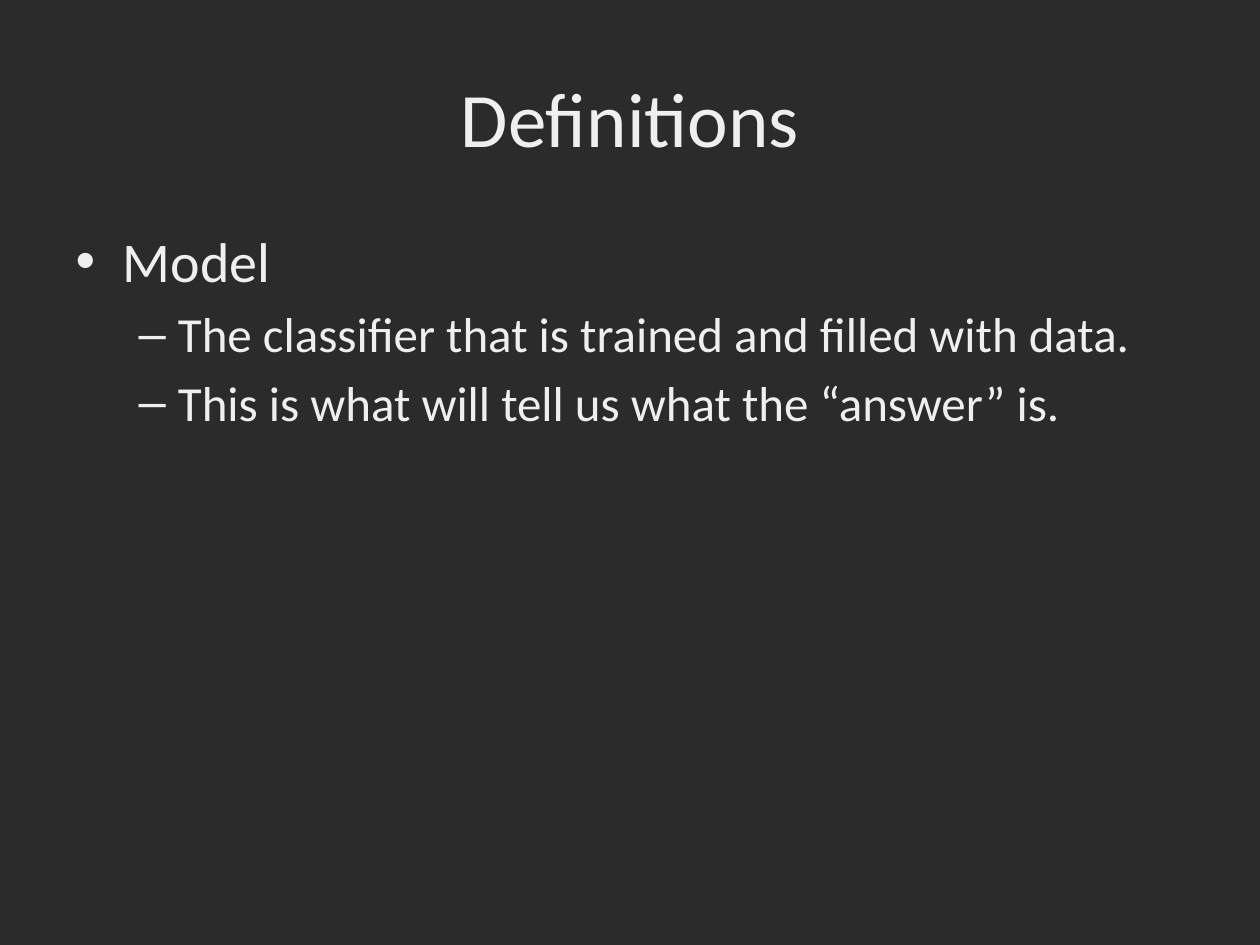
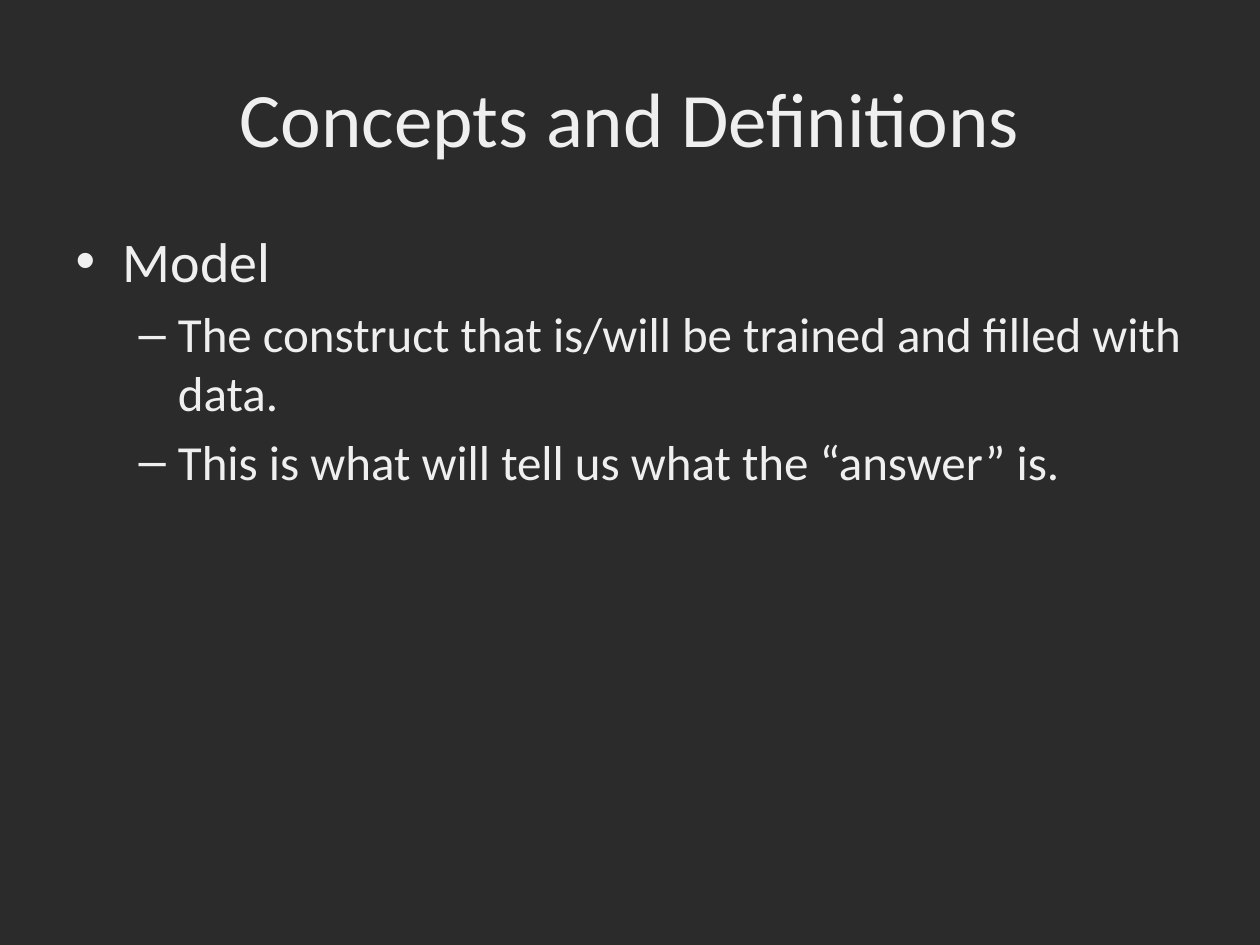
Before and after one commit to dbowmans46/PracticalProgramming, a slide deck: slide 7 of Session 7 - Python/Instructional Material/Session 7 - Python Brief Intro to Machine Learning with Scikit Learn.pptx (slide 6 before the commit). Drawn at 1260x945 pixels with LibreOffice and Linux fonts; fonts in the diff are those of the drawing; background and template pictures are left out; a plain dark background stands for a picture behind light text. Boxes give left, top, right and bottom in pixels: in the first picture for what was removed or moved away, otherwise in the second. Text is boxed around its words. In the diff, an @@ line names an element or a change of style, - is before the commit and + after.

Commit message:
Fixed typos, updated style, added underfitting and overfitting concepts.

```diff
--- a/Session 7 - Python/Instructional Material/Session 7 - Python Brief Intro to Machine Learning with Scikit Learn.pptx
+++ b/Session 7 - Python/Instructional Material/Session 7 - Python Brief Intro to Machine Learning with Scikit Learn.pptx
@@ title at [240, 93, 1019, 160]: text changed @@
-Definitions
+Concepts and Definitions
@@ text at [178, 318, 1180, 412]: text changed @@
-  – The classifier that is trained and filled with data.
+  – The construct that is/will be trained and filled with data.
```
Also in this commit, not shown: 16 other slides changed, 6 slides added.
